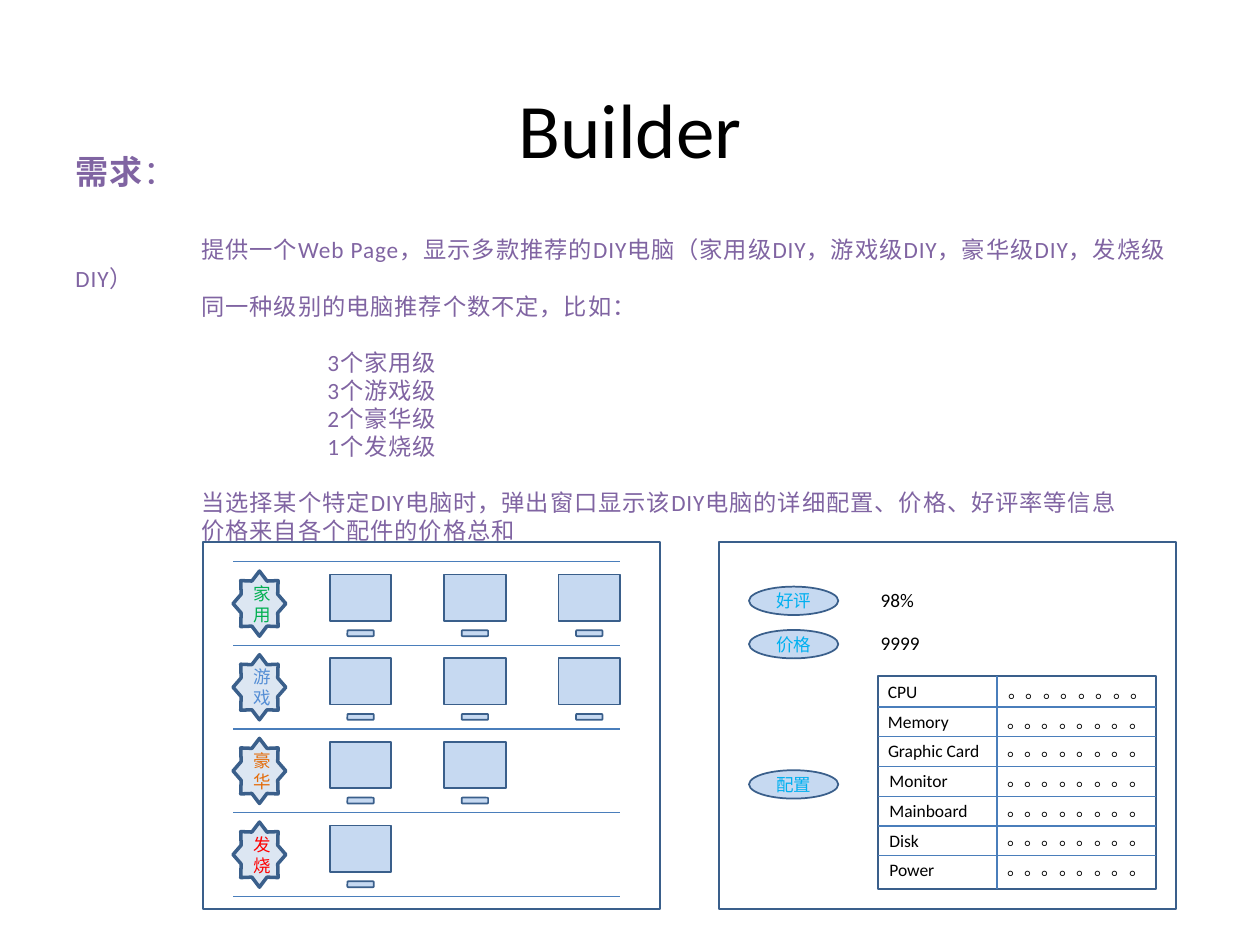
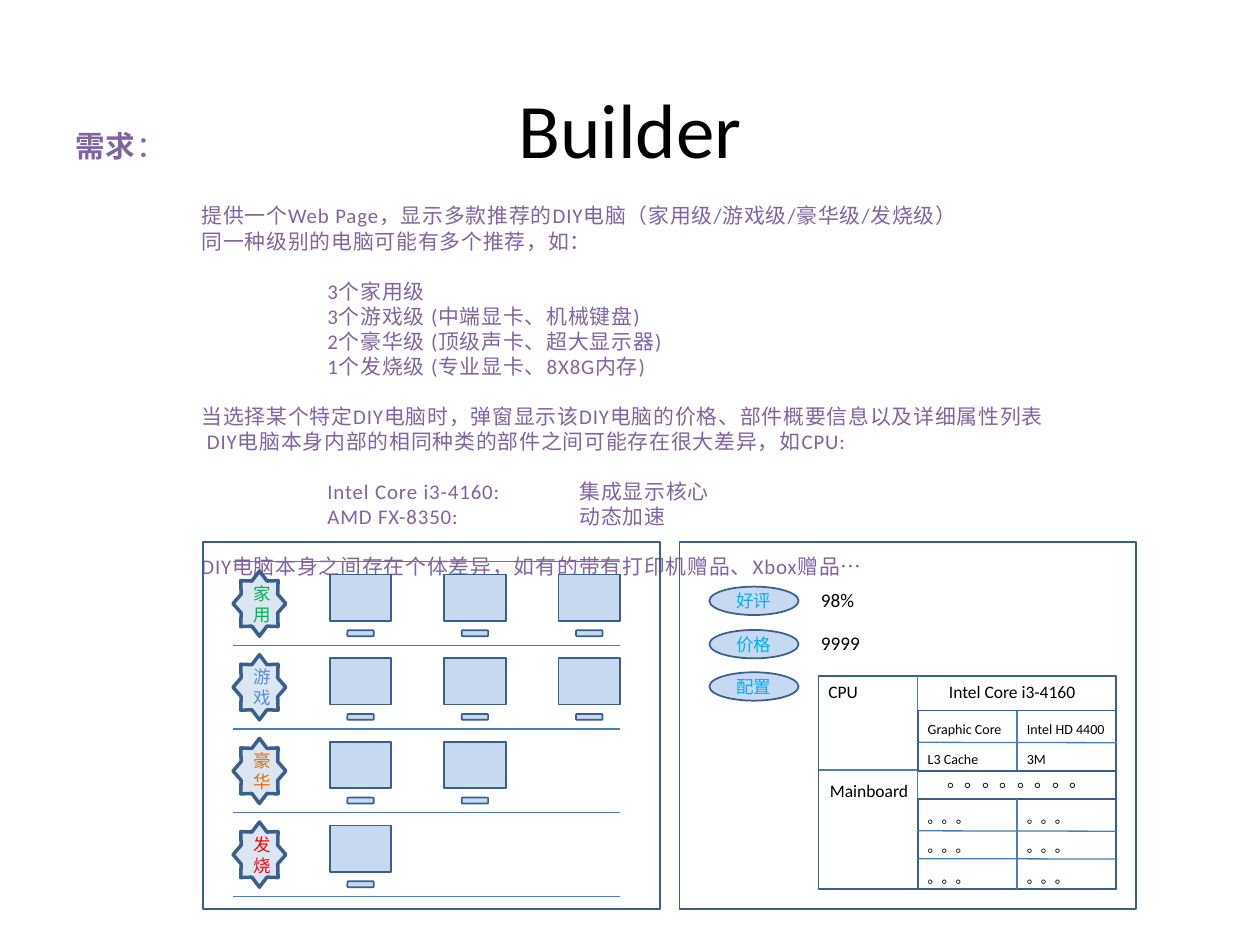
Before and after one commit to PlumpMath/DesignPattern-956, a slide deck: slide 6 of _Doc/DesignPattern.P2.Creational(Bulder).pptx. Drawn at 1260x945 pixels with LibreOffice and Linux fonts; fonts in the diff are those of the drawing. Boxes give left, top, right and bottom in pixels: in the first picture for what was removed or moved away, otherwise in the second. Text is boxed around its words. In the diff, an @@ line names an element or a change of style, - is before the commit and + after.

Commit message:
Updated Builder code and PPT.

```diff
--- a/_Doc/DesignPattern.P2.Creational(Bulder).pptx
+++ b/_Doc/DesignPattern.P2.Creational(Bulder).pptx
@@ text "需求：": place and size @@
-text "需求：" at box(75, 238, 1165, 545)
+text "需求：" at box(75, 132, 1042, 580)
@@ text at box(75, 132, 424, 301): size 18.9 to 16.9 pt in "需求："; size 13.3 to 11.9 pt in "3个家用级" @@
@@ text at box(201, 205, 956, 251): text changed; size 13.3 to 11.9 pt @@
-提供一个Web Page，显示多款推荐的DIY电脑（家用级DIY，游戏级DIY，豪华级DIY，发烧级DIY）
-同一种级别的电脑推荐个数不定，比如：
+提供一个Web Page，显示多款推荐的DIY电脑（家用级/游戏级/豪华级/发烧级）
+同一种级别的电脑可能有多个推荐，如：
@@ text at box(201, 307, 1042, 580): text changed; size 13.3 to 11.9 pt @@
-3个游戏级
-2个豪华级
-1个发烧级
-当选择某个特定DIY电脑时，弹出窗口显示该DIY电脑的详细配置、价格、好评率等信息
-价格来自各个配件的价格总和
+3个游戏级 (中端显卡、机械键盘)
+2个豪华级 (顶级声卡、超大显示器)
+1个发烧级 (专业显卡、8X8G内存)
+当选择某个特定DIY电脑时，弹窗显示该DIY电脑的价格、部件概要信息以及详细属性列表
+DIY电脑本身内部的相同种类的部件之间可能存在很大差异，如CPU:
+Intel Core i3-4160: 集成显示核心
+AMD FX-8350: 动态加速
+DIY电脑本身之间存在个体差异，如有的带有打印机赠品、Xbox赠品…
@@ 2 ellipses, 1 rectangle: place and size @@
-2 ellipses, 1 rectangle at box(719, 542, 1176, 908)
+2 ellipses, 1 rectangle at box(679, 542, 1135, 908)
@@ ellipse "配置": place and size @@
-ellipse "配置" at box(748, 770, 838, 799)
+ellipse "配置" at box(709, 673, 799, 702)
@@ rectangle: place and size @@
-rectangle at box(878, 675, 1155, 888)
+rectangle at box(819, 675, 1116, 888)
@@ line moved from (997, 675) - (997, 890) to (917, 675) - (917, 890) @@
@@ text at box(949, 686, 1076, 698): text changed @@
-。。。。。。。。
+Intel Core i3-4160
@@ line moved from (878, 707) - (1155, 707) to (1017, 711) - (1017, 770) @@
@@ line moved from (878, 737) - (1155, 737) to (917, 742) - (1116, 742) @@
@@ text at box(928, 724, 1002, 737): text changed; size 10 to 8 pt @@
-Graphic Card
+Graphic Core
@@ group removed at box(888, 716, 1147, 876): 5 texts @@
-Memory
-Monitor
-Disk
-Power
-。。。。。。。。
@@ line moved from (878, 766) - (1155, 766) to (819, 770) - (917, 770) @@
@@ 4 texts: place and size @@
-4 texts at box(881, 594, 1147, 787)
+4 texts at box(821, 594, 1088, 788)
@@ text "Mainboard": place and size @@
-text "Mainboard" at box(889, 805, 967, 817)
+text "Mainboard" at box(830, 785, 908, 797)
@@ line moved from (878, 796) - (1155, 796) to (1017, 799) - (1017, 890) @@
@@ line moved from (878, 827) - (1155, 827) to (917, 830) - (1116, 832) @@
@@ text at box(928, 819, 970, 824): text changed; size 10 to 8 pt @@
-。。。。。。。。
+。。。
@@ text at box(1027, 819, 1069, 824): text changed; size 10 to 8 pt @@
-。。。。。。。。
+。。。
@@ line moved from (878, 856) - (1155, 856) to (917, 858) - (1116, 859) @@
@@ text at box(1027, 848, 1069, 853): text changed; size 10 to 8 pt @@
-。。。。。。。。
+。。。
@@ group added at box(917, 711, 1115, 890): 5 texts, 2 rectangles @@
+L3 Cache
+Intel HD 4400
+3M
+。。。
+。。。
@@ text at box(1027, 879, 1069, 884): text changed; size 10 to 8 pt @@
-。。。。。。。。
+。。。
```
Also in this commit, not shown: 6 other slides changed, 8 slides added, 5 slides removed, 30 other files.
